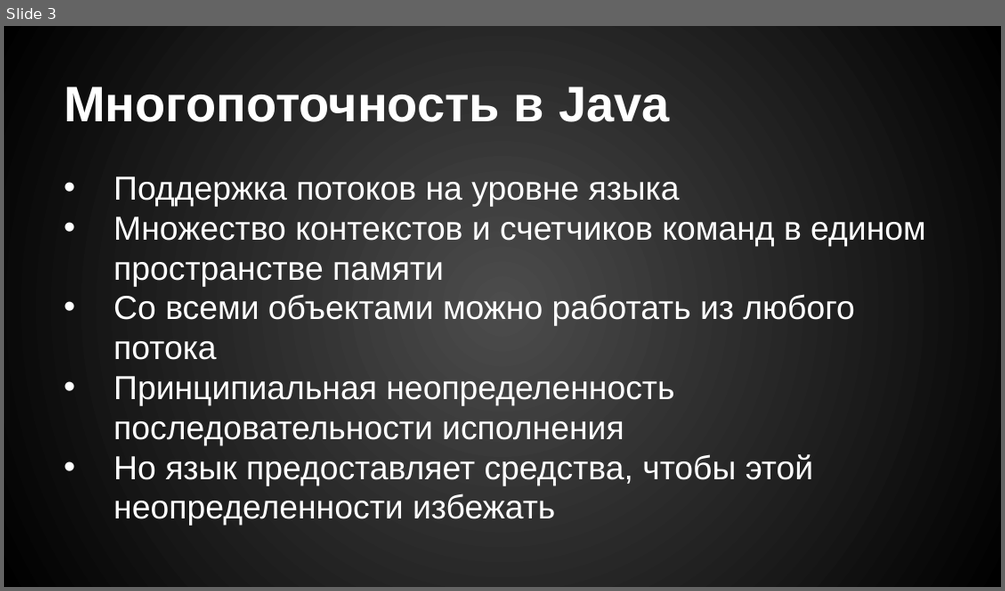
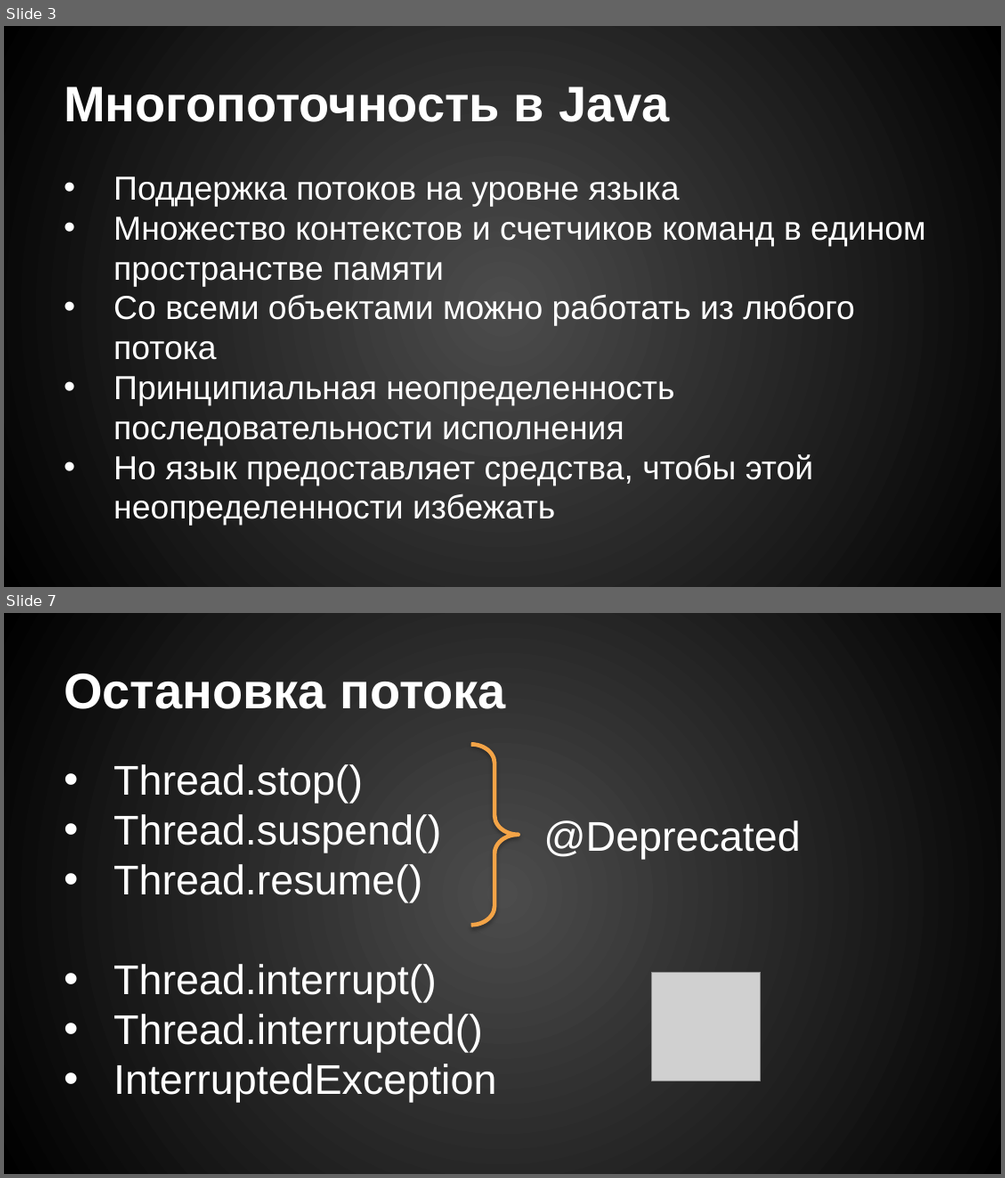
Before and after one commit to drxaos-edu/lecture-java-concurrency, a slide deck: concurrency.pptx. Shown one above the other, each under a label of ours: slide 3 before the commit, slides 3 and 7 after it; the slides between them are not shown. The pictures are 1005x591 and 1005x1178 pixels, drawn with LibreOffice and Linux fonts; fonts in the diff are those of the drawing; grey boxes stand for pictures. Boxes give left, top, right and bottom in pixels: in the first picture for what was removed or moved away, otherwise in the second. Text is boxed around its words. In the diff, an @@ line names an element or a change of style, - is before the commit and + after.

```diff
--- a/concurrency.pptx
+++ b/concurrency.pptx
@@ slide 7 added at (4,613,1001,1174), background gradient #4C4C4C to #000000 @@
@@ title added at (64,674,506,709), 36 pt, text #FFFFFF, bold @@
+Остановка потока
@@ right brace added at (471,745,518,925), outline #F4A447 3 pt @@
@@ text added at (113,764,496,1103), 30 pt, text #FFFFFF @@
+• Thread.stop()
+• Thread.suspend()
+• Thread.resume()
+• Thread.interrupt()
+• Thread.interrupted()
+• InterruptedException
@@ text added at (543,820,800,859), 30 pt, text #FFFFFF @@
+@Deprecated
@@ picture added at (652,972,760,1080) @@
```
Also in this commit, not shown: 3 slides changed, 12 other slides added, 1 slide removed, 3 other files.
